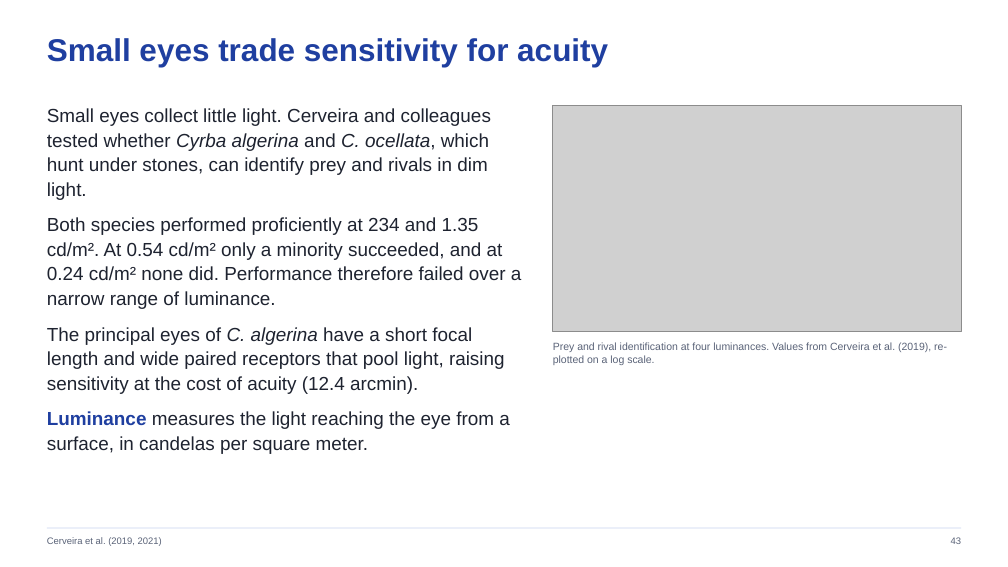
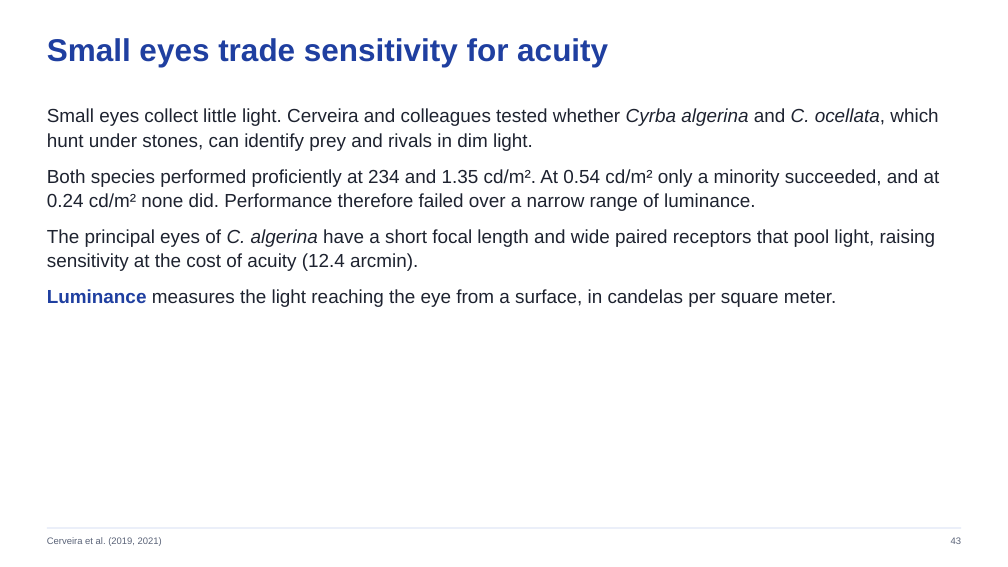
Before and after one commit to jordanxxlopez/NEUROETHOLOGY, a slide deck: slide 43 of lectures/L12/Neuroethology_Lecture12_FA2026.pptx. Drawn at 1008x567 pixels with LibreOffice and Linux fonts; fonts in the diff are those of the drawing; grey boxes stand for pictures. Boxes give left, top, right and bottom in pixels: in the first picture for what was removed or moved away, otherwise in the second. Text is boxed around its words. In the diff, an @@ line names an element or a change of style, - is before the commit and + after.

```diff
--- a/lectures/L12/Neuroethology_Lecture12_FA2026.pptx
+++ b/lectures/L12/Neuroethology_Lecture12_FA2026.pptx
@@ text "Small eyes collect little light. ..." rewrapped from [47,108,522,454] to [47,108,940,307] @@
@@ picture removed at [553,106,961,331] @@
@@ text removed at [553,342,947,365] @@
-Prey and rival identification at four luminances. Values from Cerveira et al. (2019), re-plotted on a log scale.
```
Also in this commit, not shown: 16 other slides changed, 38 other files.
